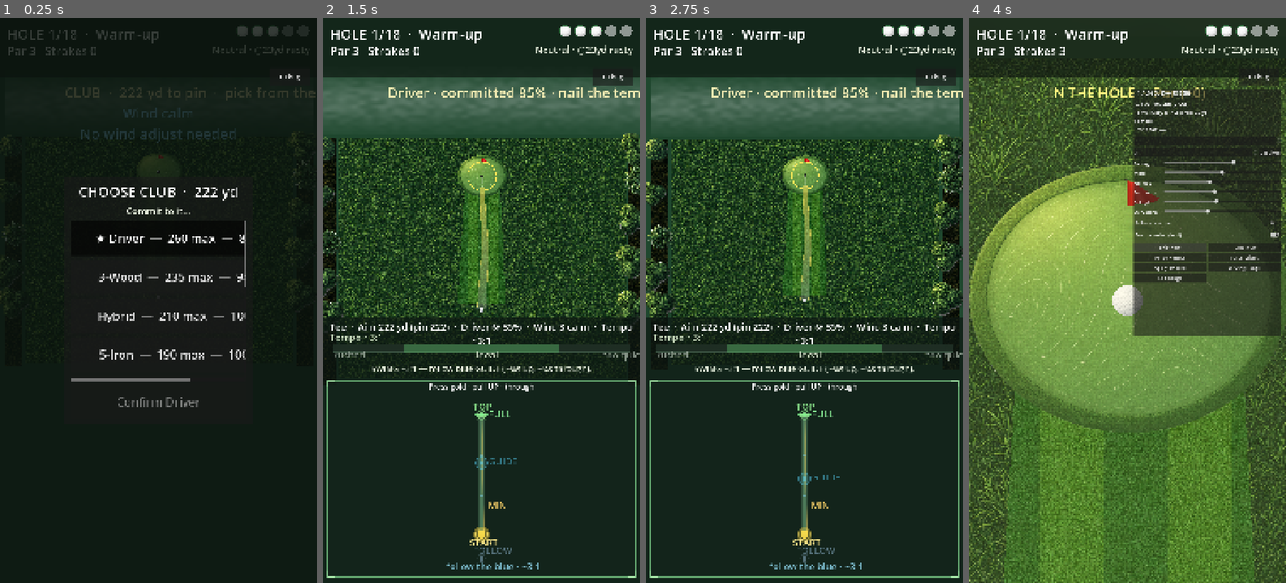
Above: before the commit, frames 1-4 (left to right).
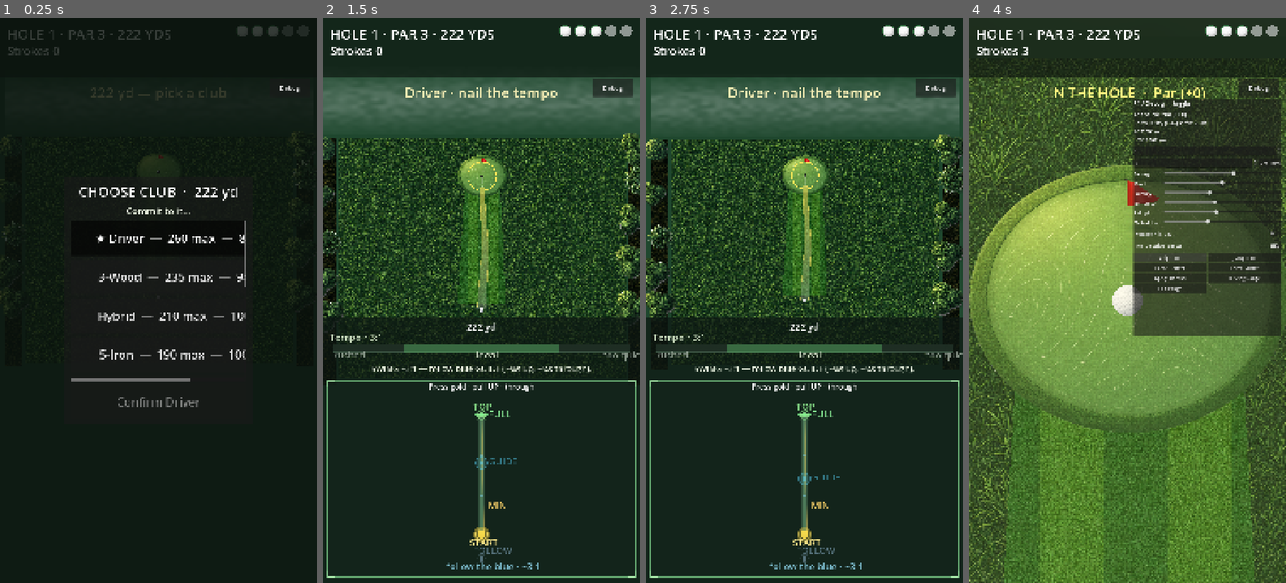
Above: after the commit, the same moments.

Repository: mendvibe-app/parorbetter
Game: Godot game, scene res://scenes/main.tscn
The game is run twice, just before and just after one commit, with the same random seed, the same clock (stepped at 60 frames per second) and the same inputs.
Inputs (mouse positions are in pixels of both pictures, inside the frame that each line leads up to):
- Up to frame 1 (0.25 s): no input
- Up to frame 2 (1.5 s): click "Confirm Driver" at 0.5 s; click (481, 515) at 1.25 s
- Up to frame 3 (2.75 s): tap Enter at 2, 2.1 s; move the mouse to (874, 272) at 2.02 s; hold Right from 2.03 s (still down); click (874, 272) at 2.17 s; tap Space at 2.27 s
- Up to frame 4 (4 s): release Right at 2.75 s; click "Debug" at 2.75 s; click "Skip Hole" at 3.5 s

The runs differ from the first frame. In frame 1, 1.3% of the frame differs, in the area x 2-100%, y 2-23%; in frame 2, 2.2%; in frame 3, 2.2%; in frame 4, 4.1%, in the area x 2-99%, y 2-49%.

Commit message:
HUD cleanup PR1: scorecard header and shorter aim/shot copy.
Show hole · par · yards in the HUD, park Debug under the strip, retire
AdaptLabel form/radius text (circle already encodes form), and stop cramming
lie/club/wind/tempo into single run-on labels.

Co-authored-by: mendvibe-app <mendvibe-app@users.noreply.github.com>

Diff:
--- a/scenes/hole.tscn
+++ b/scenes/hole.tscn
@@ -40,13 +40,14 @@
 anchors_preset = 5
 anchor_left = 0.5
 anchor_right = 0.5
-offset_left = -320.0
+offset_left = -400.0
 offset_top = 220.0
-offset_right = 320.0
-offset_bottom = 280.0
+offset_right = 400.0
+offset_bottom = 300.0
 theme_override_font_sizes/font_size = 48
 text = ""
 horizontal_alignment = 1
+autowrap_mode = 3
 
 [node name="WindBanner" type="Label" parent="UILayer"]
 visible = false
--- a/scenes/ui/debug_panel.tscn
+++ b/scenes/ui/debug_panel.tscn
@@ -18,9 +18,9 @@
 anchor_left = 1.0
 anchor_right = 1.0
 offset_left = -160.0
-offset_top = 170.0
+offset_top = 208.0
 offset_right = -24.0
-offset_bottom = 230.0
+offset_bottom = 268.0
 theme_override_font_sizes/font_size = 22
 text = "Debug"
 
@@ -31,7 +31,7 @@
 anchor_left = 1.0
 anchor_right = 1.0
 offset_left = -520.0
-offset_top = 240.0
+offset_top = 276.0
 offset_right = -16.0
 offset_bottom = 1080.0
 
--- a/scenes/ui/hud.tscn
+++ b/scenes/ui/hud.tscn
@@ -23,10 +23,10 @@
 layout_mode = 1
 offset_left = 24.0
 offset_top = 20.0
-offset_right = 700.0
+offset_right = 780.0
 offset_bottom = 76.0
 theme_override_font_sizes/font_size = 48
-text = "HOLE 1/6"
+text = "HOLE 1 · PAR 4 · 400 YDS"
 
 [node name="ScoreLabel" type="Label" parent="."]
 layout_mode = 1
@@ -35,7 +35,7 @@
 offset_right = 560.0
 offset_bottom = 136.0
 theme_override_font_sizes/font_size = 40
-text = "Par 4   Strokes 0"
+text = "Strokes 0"
 
 [node name="LivesRow" type="HBoxContainer" parent="."]
 layout_mode = 1
@@ -51,6 +51,7 @@
 alignment = 2
 
 [node name="AdaptLabel" type="Label" parent="."]
+visible = false
 layout_mode = 1
 anchors_preset = 1
 anchor_left = 1.0
@@ -61,5 +62,5 @@
 offset_bottom = 136.0
 theme_override_colors/font_color = Color(0.92, 0.95, 0.88, 1)
 theme_override_font_sizes/font_size = 32
-text = "Neutral"
+text = ""
 horizontal_alignment = 2
--- a/scripts/course/hole_controller.gd
+++ b/scripts/course/hole_controller.gd
@@ -671,11 +671,9 @@
 	var lie := ball.get_lie()
 	var pin_yd := BallPhysics.pixels_to_yards(ball.global_position.distance_to(_cup_pos))
 	var wind: Vector2 = course_root.get_meta("wind", hole.wind_vector)
-	feedback.text = "CLUB  ·  RANGE  ·  pick from the bag" if GameState.range_mode else "CLUB  ·  %d yd to pin  ·  pick from the bag" % int(pin_yd)
+	feedback.text = "RANGE — pick a club" if GameState.range_mode else "%d yd — pick a club" % int(pin_yd)
 	feedback.modulate = Color(0.95, 0.92, 0.7)
-	if wind_banner:
-		wind_banner.visible = true
-		wind_banner.text = "%s\n%s" % [AimControl.wind_label(wind), AimControl.wind_aim_hint(wind)]
+	_show_wind_banner(wind)
 	_club_select.present(lie, pin_yd, wind)
 
 
@@ -750,28 +748,18 @@
 	if _practice_btn:
 		_practice_btn.visible = true
 	var wind: Vector2 = course_root.get_meta("wind", hole.wind_vector)
-	if wind_banner:
-		if is_putt:
+	if is_putt:
+		if wind_banner:
 			wind_banner.visible = false
-		else:
-			wind_banner.visible = true
-			var wind_txt := AimControl.wind_label(wind)
-			var wind_advice := AimControl.wind_aim_hint(wind)
-			if show_book:
-				wind_banner.text = "%s\n%s\nGreen book open — read the break" % [wind_txt, wind_advice]
-			else:
-				wind_banner.text = "%s\n%s" % [wind_txt, wind_advice]
+	else:
+		_show_wind_banner(wind, "Green book — read the break" if show_book else "")
 	var club_bit := String(_chosen_club.get("name", ""))
 	if is_putt:
 		_refresh_putt_pace_feedback()
 	elif show_book:
-		feedback.text = "%s  ·  AIM + GREEN READ  ○%d yd — drag line/shape, Confirm" % [
-			club_bit, int(_aim_radius_yd)
-		]
+		feedback.text = "%s · AIM + GREEN READ — drag, Confirm" % club_bit
 	else:
-		feedback.text = "%s  ·  AIM line/shape  ○%d yd (%s) — drag, then Confirm" % [
-			club_bit, int(_aim_radius_yd), GameState.form_label()
-		]
+		feedback.text = "%s · AIM — drag, Confirm" % club_bit
 	feedback.modulate = Color(0.95, 0.92, 0.7)
 	# Snap camera so putt/approach book is immediately readable (no smoothing lag)
 	camera.position_smoothing_enabled = false
@@ -876,24 +864,20 @@
 		shot_routine.practice_result.connect(_on_practice_result)
 	_set_green_book_visible(false)
 	if p_practice:
-		feedback.text = "Practice — find your tempo. Confirm Aim when ready."
+		feedback.text = "Practice — find your tempo"
 	elif lie == "Green":
 		var pace_yd := BallPhysics.estimate_carry_yards(
 			shot_routine.committed_power, club_max, lie
 		)
-		feedback.text = "Putter · pace %d yd (%d%%) · nail the tempo" % [
-			int(pace_yd), int(shot_routine.committed_power * 100.0)
-		]
+		feedback.text = "Putter · pace %d yd" % int(pace_yd)
 	else:
-		feedback.text = "%s · committed %d%% · nail the tempo" % [
-			club_name, int(shot_routine.committed_power * 100.0)
-		]
+		feedback.text = "%s · nail the tempo" % club_name
 
 
 func _refresh_putt_pace_feedback() -> void:
 	var pin_yd := BallPhysics.pixels_to_yards(ball.global_position.distance_to(_cup_pos))
 	var pace_yd := BallPhysics.pixels_to_yards(ball.global_position.distance_to(_aim_target))
-	feedback.text = "READ THE GREEN  ·  pin %d yd  ·  pace %d yd" % [int(pin_yd), int(pace_yd)]
+	feedback.text = "Pin %d yd · pace %d" % [int(pin_yd), int(pace_yd)]
 	feedback.modulate = Color(0.95, 0.92, 0.7)
 
 
@@ -923,8 +907,12 @@
 	_refresh_aim_visuals()
 	var is_putt := ball.get_lie() == "Green"
 	_refresh_wind_indicator(not is_putt)
-	if wind_banner:
-		wind_banner.visible = not is_putt
+	if is_putt:
+		if wind_banner:
+			wind_banner.visible = false
+	else:
+		var wind: Vector2 = course_root.get_meta("wind", hole.wind_vector)
+		_show_wind_banner(wind)
 
 
 func _set_aim_visuals_visible(on: bool) -> void:
@@ -936,6 +924,18 @@
 		_pin_ref_line.visible = on
 	if _aim_circle:
 		_aim_circle.visible = on
+
+
+func _show_wind_banner(wind: Vector2, extra: String = "") -> void:
+	## Short wind token only — advice sentences wait for the flag-tap epic.
+	if wind_banner == null:
+		return
+	if wind.length() < 4.0:
+		wind_banner.visible = false
+		return
+	wind_banner.visible = true
+	var line := AimControl.wind_label(wind)
+	wind_banner.text = "%s\n%s" % [line, extra] if not extra.is_empty() else line
 
 
 func _refresh_wind_indicator(on: bool) -> void:
--- a/scripts/debug/debug_controls.gd
+++ b/scripts/debug/debug_controls.gd
@@ -25,6 +25,7 @@
 func _ready() -> void:
 	visible = true
 	panel.visible = false
+	_park_below_hud()
 	hole_spin.min_value = 1
 	hole_spin.max_value = GameState.HOLE_COUNT
 	hole_spin.value = 1
@@ -71,6 +72,16 @@
 	GameState.hole_changed.connect(func(_i: int):
 		hole_spin.max_value = GameState.HOLE_COUNT
 	)
+
+
+func _park_below_hud() -> void:
+	## Sit under the HUD strip (incl. safe-area top) so Debug never shares AdaptLabel's band.
+	var btn := $DebugButton as Control
+	var top := UiScale.viewport_safe_margins(get_viewport()).y
+	var y0 := UiScale.HUD_HEIGHT + top + 8.0
+	btn.offset_top = y0
+	btn.offset_bottom = y0 + 60.0
+	panel.offset_top = y0 + 68.0
 
 
 func _unhandled_input(event: InputEvent) -> void:
--- a/scripts/shot/shot_routine.gd
+++ b/scripts/shot/shot_routine.gd
@@ -75,12 +75,11 @@
 	committed_power = BallPhysics.recommended_power(aim_distance_yd, club_max_yards, lie, wind)
 	shot_type = TempoGrade.shot_type_for(lie, aim_distance_yd)
 
-	var wind_str := "Wind %d %s" % [int(wind.length()), _wind_dir(wind)]
-	var ratio_t := TempoGrade.target_ratio(shot_type)
-	info_label.text = "%s  ·  Aim %d yd (pin %d)  ·  %s @ %d%%  ·  %s  ·  Tempo ~%.0f:1" % [
-		lie, int(aim_distance_yd), int(pin_distance_yd), club_name,
-		int(committed_power * 100.0), wind_str, ratio_t
-	]
+	# Pin yd is the rangefinder number — lie/club/wind/tempo live elsewhere (HUD cleanup).
+	if absf(aim_distance_yd - pin_distance_yd) < 1.5:
+		info_label.text = "%d yd" % int(pin_distance_yd)
+	else:
+		info_label.text = "Aim %d · pin %d yd" % [int(aim_distance_yd), int(pin_distance_yd)]
 
 
 func begin_shot(p_practice: bool = false) -> void:
@@ -228,8 +227,3 @@
 	if result.is_perfect() and result.stance_stability >= PURE_BALANCE:
 		pure_strike.emit(result)
 	shot_ready.emit(result)
-
-
-func _wind_dir(wind: Vector2) -> String:
-	var full := AimControl.wind_label(wind)
-	return full.replace("Wind ", "")
--- a/scripts/ui/hud.gd
+++ b/scripts/ui/hud.gd
@@ -13,12 +13,12 @@
 
 func _ready() -> void:
 	GameState.lives_changed.connect(_on_lives)
-	GameState.adaptation_changed.connect(_on_adapt)
-	GameState.form_changed.connect(_on_form)
 	GameState.pure_strikes_changed.connect(_on_pure_strikes)
+	# Form/bias live in the aim circle + F1 — AdaptLabel is retired (HUD cleanup).
+	if adapt_label:
+		adapt_label.visible = false
+		adapt_label.text = ""
 	_on_lives(GameState.lives)
-	_on_adapt(GameState.get_adaptation_bias())
-	_on_form(GameState.get_form())
 	_on_pure_strikes(GameState.pure_strikes)
 
 
@@ -26,25 +26,25 @@
 	if hole == null:
 		return
 	_strokes = strokes
-	hole_label.text = "HOLE %d/%d  ·  %s" % [hole.hole_number, GameState.HOLE_COUNT, hole.name_label]
-	_refresh_score(hole.par)
-	_on_form(GameState.get_form())
+	hole_label.text = "HOLE %d · PAR %d · %d YDS" % [
+		hole.hole_number, hole.par, int(hole.yardage)
+	]
+	_refresh_score()
 	lives_row.visible = true
 
 
 func refresh_range(swings: int) -> void:
 	_strokes = swings
 	hole_label.text = "DRIVING RANGE"
-	score_label.text = "Swings %d  ·  no lives  ·  F1 Exit Range" % swings
+	score_label.text = "Swings %d · F1 Exit" % swings
 	lives_row.visible = false
-	_on_form(GameState.get_form())
 
 
-func _refresh_score(par: int) -> void:
+func _refresh_score() -> void:
 	var pure_bit := ""
 	if GameState.pure_strikes > 0:
-		pure_bit = "   ·  %d pure" % GameState.pure_strikes
-	score_label.text = "Par %d   Strokes %d%s" % [par, _strokes, pure_bit]
+		pure_bit = " · %d pure" % GameState.pure_strikes
+	score_label.text = "Strokes %d%s" % [_strokes, pure_bit]
 
 
 func _on_lives(lives: int) -> void:
@@ -62,23 +62,7 @@
 		lives_row.add_child(icon)
 
 
-func _on_adapt(_bias: float) -> void:
-	_refresh_adapt_form()
-
-
-func _on_form(_form: float) -> void:
-	_refresh_adapt_form()
-
-
 func _on_pure_strikes(_count: int) -> void:
-	var hole := GameState.get_hole(GameState.current_hole)
-	if hole:
-		_refresh_score(hole.par)
-
-
-func _refresh_adapt_form() -> void:
-	adapt_label.text = "%s · ○%dyd %s" % [
-		GameState.bias_label(),
-		int(GameState.get_aim_radius_yards(false)),
-		GameState.form_label(),
-	]
+	if GameState.range_mode:
+		return
+	_refresh_score()
Not shown, changed: decisions.md
Not shown, added: scripts/ui/hud_cleanup_check.py
